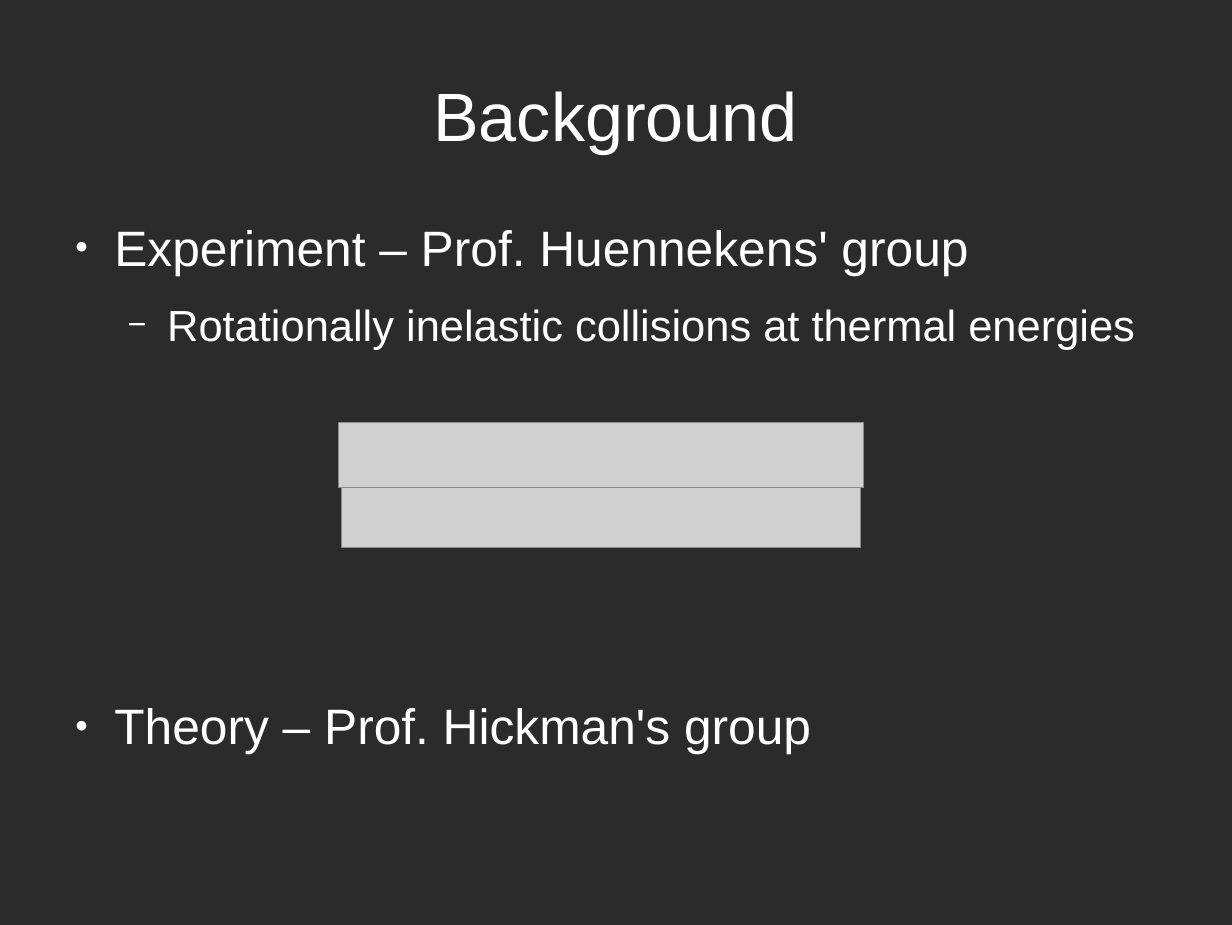
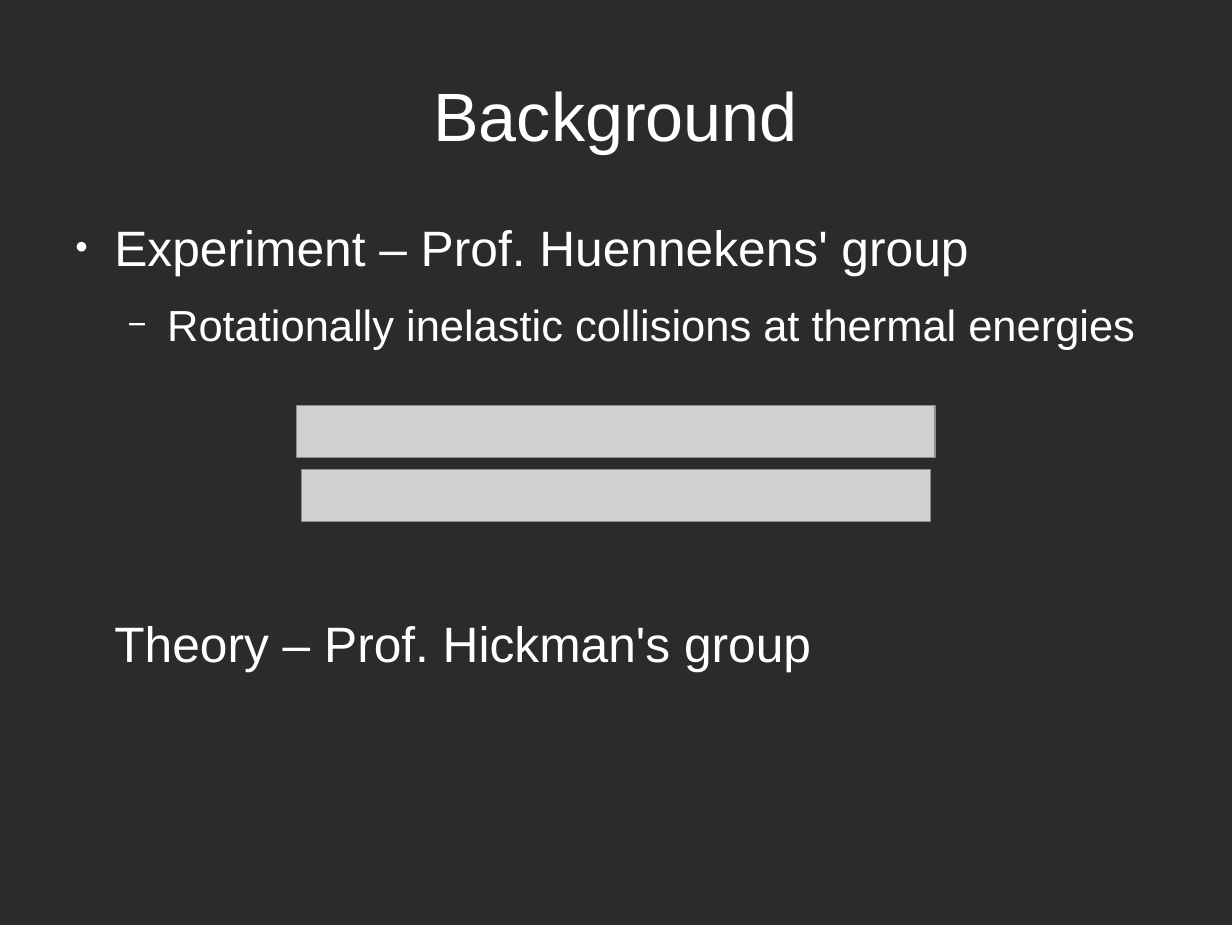
Before and after one commit to atowneND/HeNaK_Collisions, a slide deck: slide 3 of Presentation.odp (slide 2 before the commit). Drawn at 1232x925 pixels with LibreOffice and Linux fonts; fonts in the diff are those of the drawing; grey boxes stand for pictures; background and template pictures are left out; a plain dark background stands for a picture behind light text. Boxes give left, top, right and bottom in pixels: in the first picture for what was removed or moved away, otherwise in the second. Text is boxed around its words. In the diff, an @@ line names an element or a change of style, - is before the commit and + after.

Commit message:
still working on plot formatting

```diff
--- a/Presentation.odp
+++ b/Presentation.odp
@@ picture: place and size @@
-picture at (339, 423, 864, 487)
+picture at (297, 405, 936, 456)
@@ picture: place and size @@
-picture at (341, 487, 861, 548)
+picture at (301, 470, 930, 521)
@@ text at (114, 626, 811, 672): bullet ● to none @@
```
Also in this commit, not shown: 13 other slides changed, 1 slide added, 1 slide removed.
